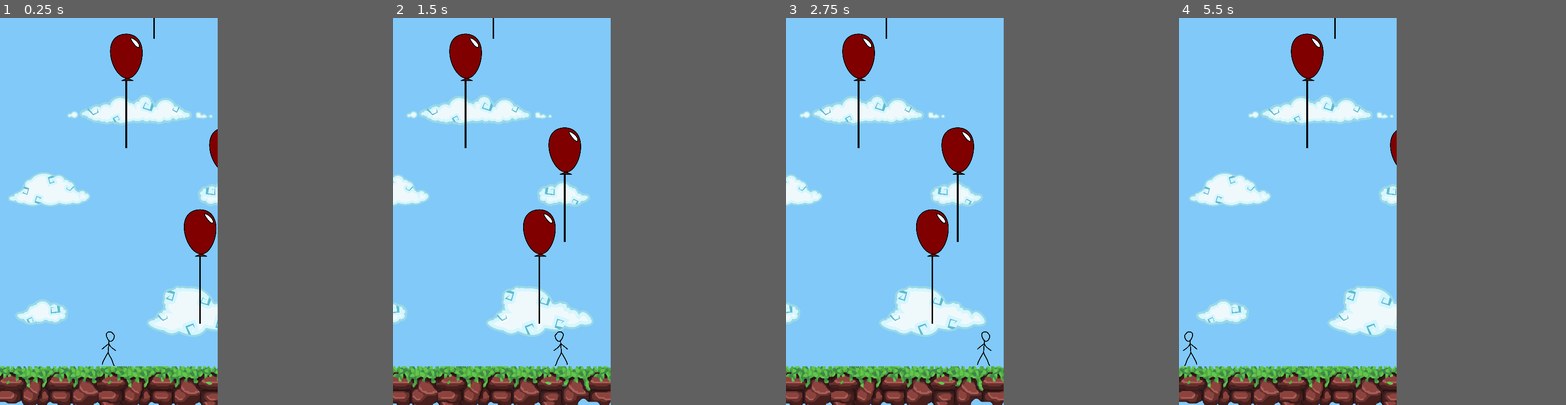
Above: before the commit, frames 1-4 (left to right).
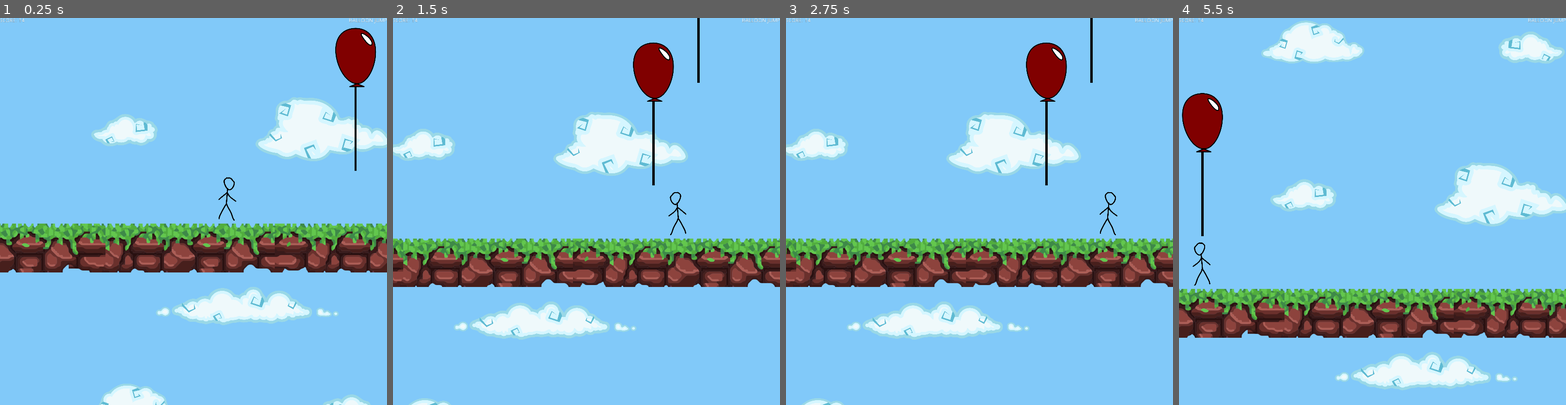
Above: after the commit, the same moments.

Repository: balloonjump/godot-balloon-jump
Game: Godot game, scene res://Main/Main.tscn
The game is run twice, just before and just after one commit, with the same random seed, the same clock (stepped at 60 frames per second) and the same inputs.
Inputs:
- Up to frame 1 (0.25 s): no input
- Up to frame 2 (1.5 s): hold Right (ui_right) 0.53-1.28 s; hold Left (ui_left) from 1.28 s (still down)
- Up to frame 3 (2.75 s): release Left (ui_left) at 2.03 s; hold Right (ui_right) from 2.03 s (still down)
- Up to frame 4 (5.5 s): release Right (ui_right) at 2.78 s; hold Up (ui_up) 2.78-3.53 s; hold Left (ui_left) from 3.53 s (still down)
In our replay, the window is 450x800 before the commit and 800x800 after it. These sizes can differ from the game's own. Grey fills any space a smaller window leaves; there, only what the larger window draws over its background counts as a difference.

The runs differ from the first frame. In frame 1, 30% of the frame differs, in the area x 0-100%, y 0-100%; in frame 2, 29%; in frame 3, 29%; in frame 4, 30%.

Commit message:
reorganized project and added simple hud

Diff:
--- /dev/null
+++ b/GUI/GUI.gd
@@ -0,0 +1,6 @@
+extends MarginContainer
+
+onready var score_number = get_node("HBoxContainer/Score/ScoreNumber")
+
+func set_score(val):
+	score_number.text = str(val)
--- /dev/null
+++ b/GUI/GUI.tscn
@@ -0,0 +1,42 @@
+[gd_scene load_steps=2 format=2]
+
+[ext_resource path="res://GUI/GUI.gd" type="Script" id=1]
+
+[node name="GUI" type="MarginContainer"]
+anchor_right = 1.0
+margin_bottom = 14.0
+script = ExtResource( 1 )
+__meta__ = {
+"_edit_use_anchors_": false
+}
+
+[node name="HBoxContainer" type="HBoxContainer" parent="."]
+margin_right = 1024.0
+margin_bottom = 14.0
+size_flags_horizontal = 3
+
+[node name="Score" type="HBoxContainer" parent="HBoxContainer"]
+margin_right = 919.0
+margin_bottom = 14.0
+size_flags_horizontal = 3
+
+[node name="ScoreLabel" type="Label" parent="HBoxContainer/Score"]
+margin_right = 45.0
+margin_bottom = 14.0
+text = "SCORE:"
+
+[node name="ScoreNumber" type="Label" parent="HBoxContainer/Score"]
+margin_left = 49.0
+margin_right = 57.0
+margin_bottom = 14.0
+text = "0"
+align = 2
+__meta__ = {
+"_edit_use_anchors_": false
+}
+
+[node name="Label" type="Label" parent="HBoxContainer"]
+margin_left = 923.0
+margin_right = 1024.0
+margin_bottom = 14.0
+text = "BALLOON JUMP"
--- a/Ground/Ground.tscn
+++ b/Ground/Ground.tscn
@@ -4,18 +4,24 @@
 [ext_resource path="res://assets/ground/svgs/ground1.svg" type="Texture" id=2]
 
 [sub_resource type="RectangleShape2D" id=1]
-extents = Vector2( 538.028, 77.0967 )
+extents = Vector2( 760, 77.097 )
 
 [node name="Ground" type="Area2D"]
 script = ExtResource( 1 )
 
 [node name="Tileset_ground" type="Sprite" parent="."]
+position = Vector2( 700, 20 )
 texture = ExtResource( 2 )
-offset = Vector2( -200, 0 )
+offset = Vector2( -900, -20 )
 
 [node name="Tileset_ground2" type="Sprite" parent="."]
 texture = ExtResource( 2 )
-offset = Vector2( 200, 0 )
+offset = Vector2( 450, 0 )
+
+[node name="Tileset_ground3" type="Sprite" parent="."]
+position = Vector2( -1570, 0 )
+texture = ExtResource( 2 )
+offset = Vector2( 800, 0 )
 
 [node name="CollisionShape2D" type="CollisionShape2D" parent="."]
 shape = SubResource( 1 )
--- /dev/null
+++ b/Main/Camera2D.gd
@@ -0,0 +1,8 @@
+extends Camera2D
+
+# Node that the camera will track the position of.
+export var node_to_follow : NodePath
+onready var follow = get_node(node_to_follow)
+
+func _process(delta):
+	position = follow.position
--- a/Main/Main.gd
+++ b/Main/Main.gd
@@ -4,9 +4,13 @@
 export var balloon_spacing_y_min = -200
 export var balloon_spacing_y_max = -400
 
+export var GUI_NODE_PATH: NodePath
+onready var gui = get_node(GUI_NODE_PATH)
+
 const Balloon = preload("res://Balloon/Balloon.tscn")
 
 var next_balloon_y: int
+var current_score : int = 0
 
 const DISTANCE_BETWEEN_NEWEST_BALLOON_AND_SPAWN_LINE := 5000
 const DISTANCE_BETWEEN_PLAYER_AND_RESET_LINE := 800
@@ -48,9 +52,9 @@
 	# If other images are added to the sides of the play area, then this
 	# will change.
 
-	$Player/Camera2D.limit_left   = $Ground.position.x - ground_half_width
-	$Player/Camera2D.limit_right  = $Ground.position.x + ground_half_width
-	$Player/Camera2D.limit_bottom = $Ground.position.y + ground_half_height
+	$Camera2D.limit_left   = $Ground.position.x - ground_half_width
+	$Camera2D.limit_right  = $Ground.position.x + ground_half_width
+	# $Player/Camera2D.limit_bottom = $Ground.position.y + ground_half_height
 
 	# ---------------------------------------------------------------------
 	# Init Background
@@ -64,7 +68,7 @@
 
 	background_height = $background1.get_rect().size.y * $background1.scale.y
 
-	$background1.position.y = $Player/Camera2D.limit_bottom - background_height
+	# $background1.position.y = $Player/Camera2D.limit_bottom - background_height
 	$background2.position.y = $background1.position.y - background_height
 	$background3.position.y = $background2.position.y - background_height
 
@@ -158,6 +162,11 @@
 		gamereset()
 	update_background_positions()
 
+	current_score = -floor($Player.position.y / 10)
+	if current_score == null:
+		print("WHY IS CURRENT_SCORE NULL")
+	gui.set_score(current_score)
+
 func _physics_process(delta: float) -> void:
 	pass
 
--- a/Main/Main.tscn
+++ b/Main/Main.tscn
@@ -1,9 +1,11 @@
-[gd_scene load_steps=5 format=2]
+[gd_scene load_steps=7 format=2]
 
 [ext_resource path="res://Main/Main.gd" type="Script" id=1]
 [ext_resource path="res://assets/background/cloudy_background.svg" type="Texture" id=2]
-[ext_resource path="res://Player/Player.tscn" type="PackedScene" id=3]
+[ext_resource path="res://GUI/GUI.tscn" type="PackedScene" id=3]
 [ext_resource path="res://Ground/Ground.tscn" type="PackedScene" id=4]
+[ext_resource path="res://Main/Camera2D.gd" type="Script" id=5]
+[ext_resource path="res://Player/Player.tscn" type="PackedScene" id=6]
 
 [node name="Main" type="Node2D"]
 script = ExtResource( 1 )
@@ -11,6 +13,15 @@
 "_edit_horizontal_guides_": [  ],
 "_edit_vertical_guides_": [  ]
 }
+GUI_NODE_PATH = NodePath("CanvasLayer/GUI")
+
+[node name="Camera2D" type="Camera2D" parent="."]
+current = true
+process_mode = 0
+limit_left = 100
+smoothing_enabled = true
+script = ExtResource( 5 )
+node_to_follow = NodePath("../Player")
 
 [node name="background1" type="Sprite" parent="."]
 scale = Vector2( 0.3, 0.3 )
@@ -27,10 +38,6 @@
 texture = ExtResource( 2 )
 centered = false
 
-[node name="Player" parent="." instance=ExtResource( 3 )]
-position = Vector2( 480.225, -497.114 )
-scale = Vector2( 0.25, 0.25 )
-
 [node name="Ground" parent="." instance=ExtResource( 4 )]
 position = Vector2( 566.767, 4.49792 )
 scale = Vector2( 0.84, 0.84 )
@@ -42,3 +49,10 @@
 [node name="LoonLine" type="Line2D" parent="."]
 points = PoolVector2Array( 0, 0, 1040, 0 )
 default_color = Color( 0.141176, 0.67451, 0.0666667, 1 )
+
+[node name="Player" parent="." instance=ExtResource( 6 )]
+position = Vector2( 520, -580 )
+
+[node name="CanvasLayer" type="CanvasLayer" parent="."]
+
+[node name="GUI" parent="CanvasLayer" instance=ExtResource( 3 )]
--- a/Player/Player.tscn
+++ b/Player/Player.tscn
@@ -24,22 +24,16 @@
 } ]
 
 [sub_resource type="RectangleShape2D" id=2]
-extents = Vector2( 116.167, 250.027 )
+extents = Vector2( 42.7574, 70.8669 )
 
 [node name="Player" type="Area2D"]
 script = ExtResource( 1 )
 
 [node name="AnimatedSprite" type="AnimatedSprite" parent="."]
 position = Vector2( 14, 0 )
+scale = Vector2( 0.25, 0.25 )
 frames = SubResource( 1 )
 animation = "grab"
-
-[node name="Camera2D" type="Camera2D" parent="."]
-position = Vector2( 0, -99 )
-current = true
-process_mode = 0
-limit_bottom = 100
-smoothing_enabled = true
 
 [node name="CollisionShape2D" type="CollisionShape2D" parent="."]
 position = Vector2( 1.65393, 1.65399 )
--- a/project.godot
+++ b/project.godot
@@ -26,8 +26,7 @@
 
 [display]
 
-window/size/width=720
-window/size/height=1280
+window/size/height=1024
 window/handheld/orientation="portrait"
 window/stretch/mode="2d"
 window/stretch/aspect="keep"
@@ -39,4 +38,5 @@
 quality/intended_usage/framebuffer_allocation.mobile=0
 vram_compression/import_etc=true
 vram_compression/import_etc2=false
+environment/default_clear_color=Color( 0.505882, 0.788235, 0.976471, 1 )
 environment/default_environment="res://default_env.tres"
